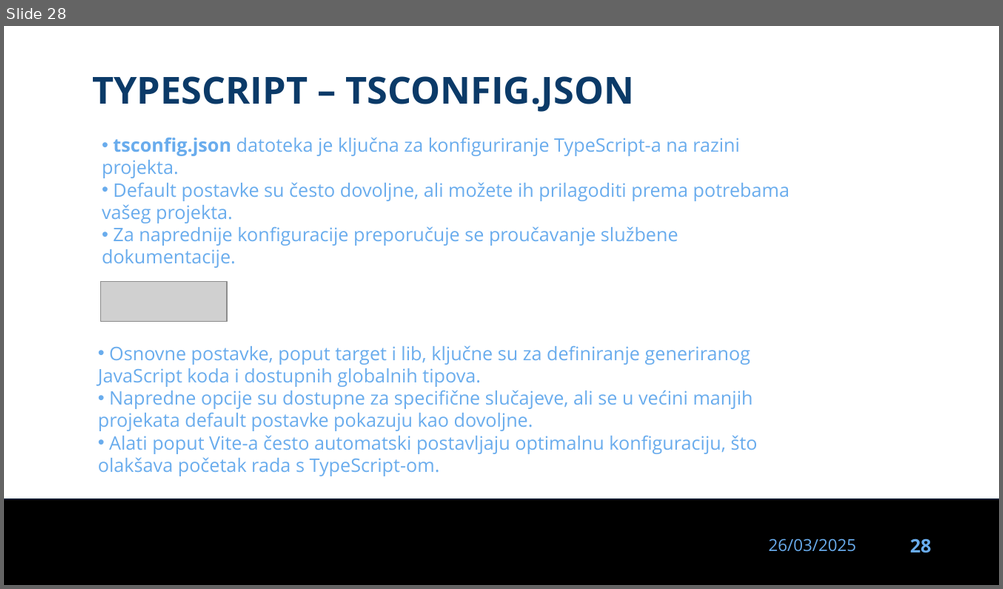
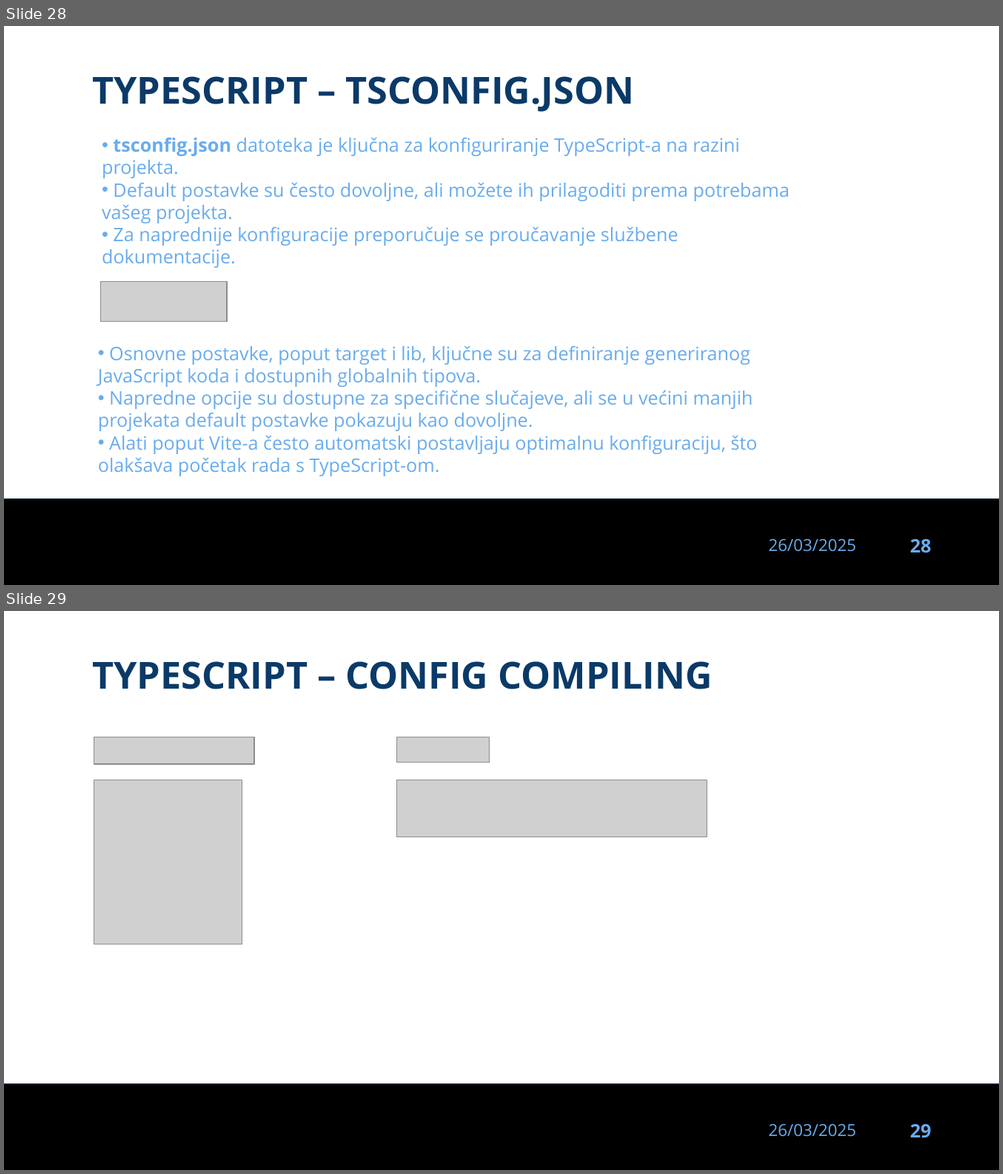
Before and after one commit to dinoDuvnjak/CTK, a slide deck: Bootcamp/typescript/typescript-uvod.pptx. Shown one above the other, each under a label of ours: slide 28 before the commit, slides 28 and 29 after it. The pictures are 1003x589 and 1003x1174 pixels, drawn with LibreOffice and Linux fonts; fonts in the diff are those of the drawing; grey boxes stand for pictures; background and template pictures are left out. Boxes give left, top, right and bottom in pixels: in the first picture for what was removed or moved away, otherwise in the second. Text is boxed around its words. In the diff, an @@ line names an element or a change of style, - is before the commit and + after.

Commit message:
finished typescript

```diff
--- a/Bootcamp/typescript/typescript-uvod.pptx
+++ b/Bootcamp/typescript/typescript-uvod.pptx
@@ slide 29 added at (x1=4, y1=611, x2=999, y2=1170), background #FFFFFF; not listed: 3 template elements that a slide beside it also shows @@
@@ text added at (x1=92, y1=661, x2=711, y2=689), 36 pt, text #0B3A68, bold @@
+TYPESCRIPT – CONFIG COMPILING
@@ picture added at (x1=94, y1=737, x2=255, y2=764) @@
@@ picture added at (x1=397, y1=737, x2=489, y2=763) @@
@@ picture added at (x1=94, y1=780, x2=242, y2=945) @@
@@ picture added at (x1=396, y1=780, x2=707, y2=837) @@
```
Also in this commit, not shown: 3 other files.
